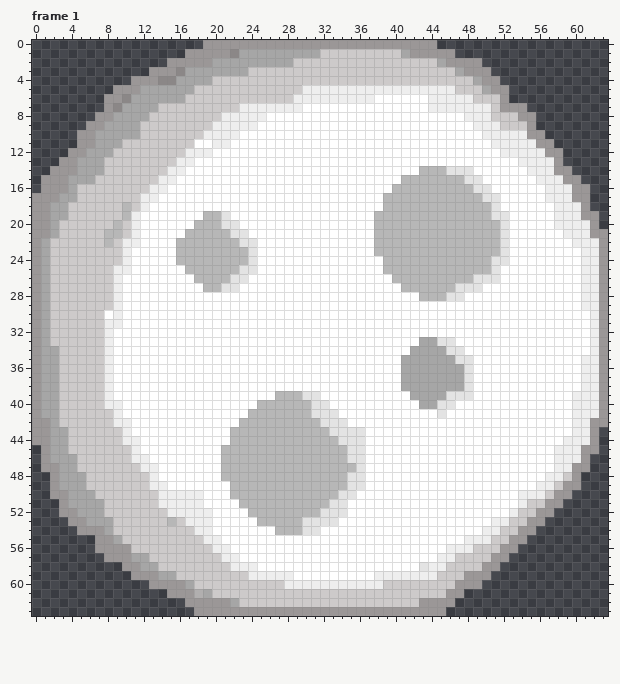
One commit to this pixel-art file: Assets/MyAssets/MoonCoin.aseprite. The picture above is the old version.
64x64 pixels, 1 frame. Colours within 5 levels of each other are drawn and written as one. Shown: frame 1. The commit also changed other frames, which this record leaves out.
After the commit:
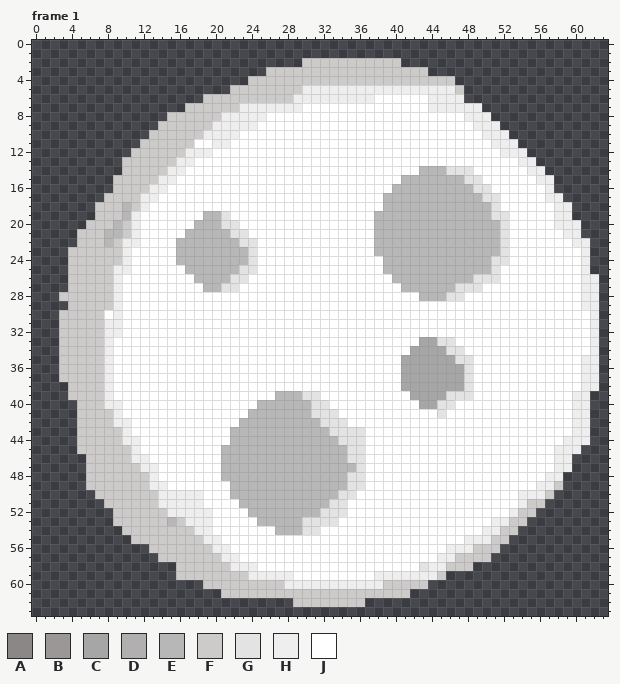
Palette (. is transparent): A #8b8787  B #9b9797  C #a6a6a6  D #b1afaf  E #b7b7b7  F #cdcaca  G #e3e3e3  H #eeeeee  J #ffffff
Edits made:
Changed rows in their new state; - is an unchanged pixel.
Frame 1:
first column x 0:
 0 -------------------..........................-------------------
 1 -----------------..............................-----------------
 2 ---------------...............-----------.........--------------
 3 -------------.............------------------.......-------------
 4 -----------.............-----------------------.....------------
 5 ---------.............--------------------------.....-----------
 6 --------...........-----------------------------.....-----------
 7 --------.........---------------------------------.....---------
 8 -------........------------------------------------.....--------
 9 ------........--------------------------------------....--------
10 -----........----------------------------------------....-------
11 -----.......------------------------------------------....------
12 ----.......--------------------------------------------....-----
13 ---.......----------------------------------------------...-----
14 --........-----------------------------------------------...----
15 -........-------------------------------------------------...---
16 -........-------------------------------------------------....--
17 ........---------------------------------------------------...--
18 .......-----------------------------------------------------..--
19 .......-----------------------------------------------------...-
20 ......-------------------------------------------------------..-
21 .....--------------------------------------------------------...
22 .....---------------------------------------------------------..
23 ....----------------------------------------------------------..
24 ....----------------------------------------------------------..
25 ....----------------------------------------------------------..
26 ....-----------------------------------------------------------.
27 ....-----------------------------------------------------------.
28 ...------------------------------------------------------------.
29 ....-----------------------------------------------------------.
30 ...------------------------------------------------------------.
31 ...------------------------------------------------------------.
32 ...------H-----------------------------------------------------.
33 ...------------------------------------------------------------.
34 ...------------------------------------------------------------.
35 ...------------------------------------------------------------.
36 ...------------------------------------------------------------.
37 ...------------------------------------------------------------.
38 ....-----------------------------------------------------------.
39 ....----------------------------------------------------------..
40 .....---------------------------------------------------------..
41 .....---------------------------------------------------------..
42 .....---------------------------------------------------------..
43 .....---------------------------------------------------------.-
44 .....---------------------------------------------------------.-
45 -....--------------------------------------------------------..-
46 -.....------------------------------------------------------..--
47 -.....------------------------------------------------------..--
48 --....-----------------------------------------------------..---
49 --....-----------------------------------------------------..---
50 --.....---------------------------------------------------..----
51 ---.....-------------------------------------------------..-----
52 ---......-----------------------------------------------..------
53 ----.....----------------------------------------------..-------
54 -----.....--------------------------------------------..--------
55 -------....------------------------------------------..---------
56 -------......---------------------------------------..----------
57 --------......-------------------------------------..-----------
58 ----------......---------------------------------...------------
59 -----------.....------------------------------.....-------------
60 -------------......-------------------------......--------------
61 ---------------......---------------------......----------------
62 -----------------............--------..........-----------------
63 ------------------............................------------------
Boxes around the changes in both pictures, in picture pixels (x1, y1, x2, y2):
changed: (32, 40, 608, 616)
